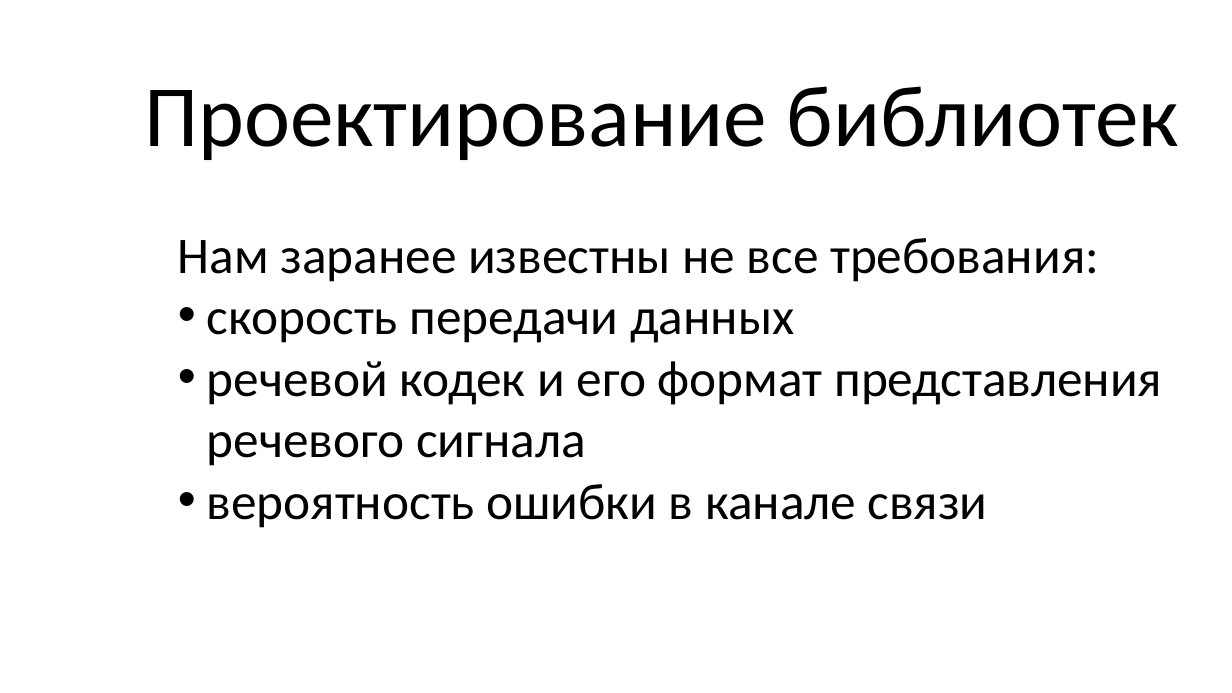
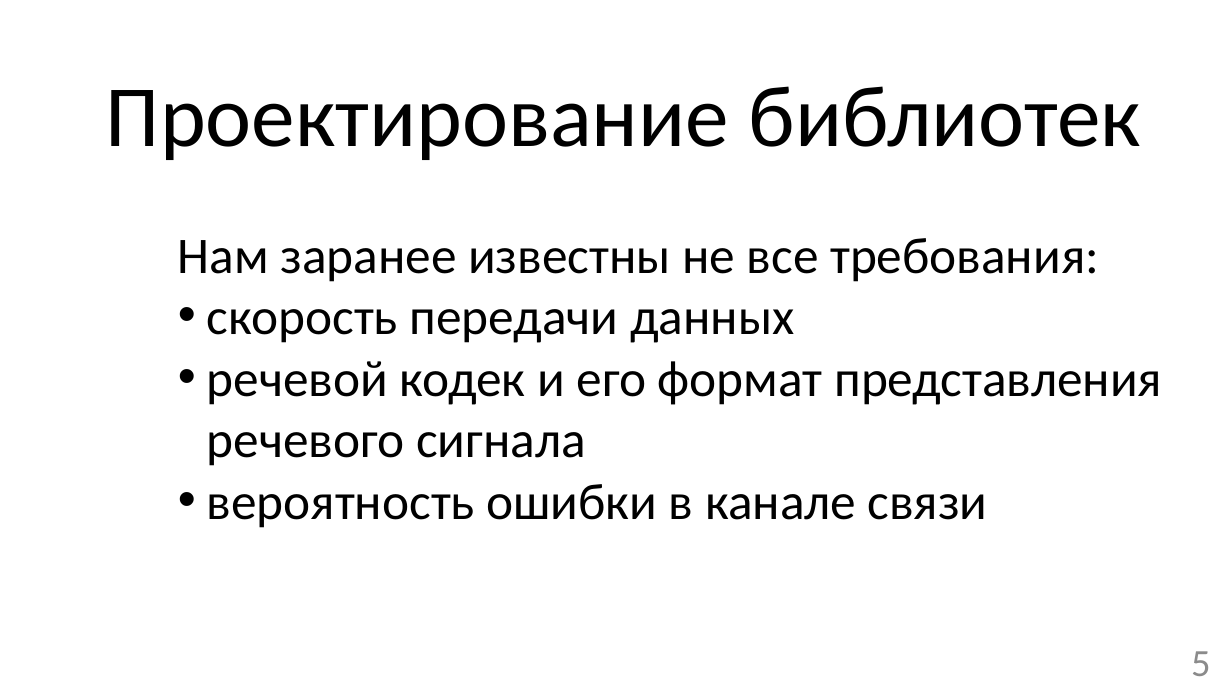
Before and after one commit to mrAdiy/rmsc_bak, a slide deck: slide 5 of Презентация бакалаврской SPEECH.pptx. Drawn at 1232x693 pixels with LibreOffice and Linux fonts; fonts in the diff are those of the drawing. Boxes give left, top, right and bottom in pixels: in the first picture for what was removed or moved away, otherwise in the second. Text is boxed around its words. In the diff, an @@ line names an element or a change of style, - is before the commit and + after.

```diff
--- a/Презентация бакалаврской SPEECH.pptx
+++ b/Презентация бакалаврской SPEECH.pptx
@@ text "Проектирование библиотек": place and size @@
-text "Проектирование библиотек" at bbox=[144, 86, 1179, 160]
+text "Проектирование библиотек" at bbox=[106, 86, 1141, 160]
@@ page number added at bbox=[1191, 651, 1210, 676], 30 pt, text #8C8C8C @@
+5
```
Also in this commit, not shown: 15 other slides changed, 1 slide added, 1 slide removed, 5 other files.
